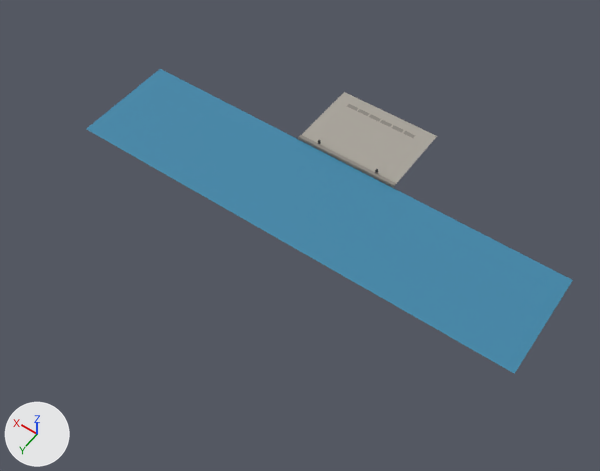
An edit to the FBX model pour-and-roast/unity/Assets/Resources/kit/shell_cart_low.fbx, drawn before and after from the same camera.
One viewpoint serves both versions: a 50 mm lens placed at (-36.1, 64.8, 74.6), pointed at (0.1, 14.2, -5.0). The axes (+X, +Y, +Z) are drawn at lower left. The lights are the same throughout. The first picture is the older version. Vertices at exactly the same position are counted once.

In view in the first picture: 'shell_cart_low'.
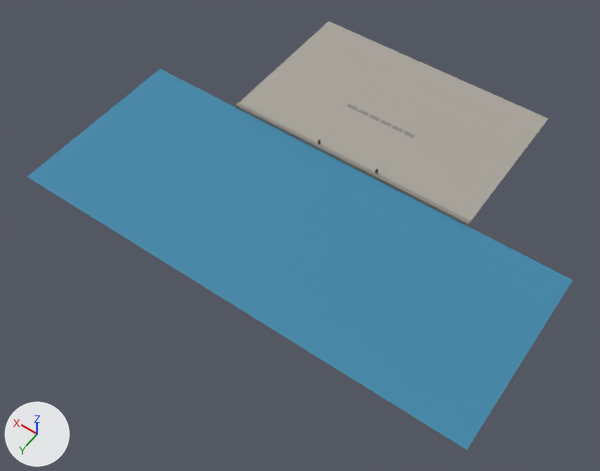
Location of each change, (x1, y1, x2, y2) in pixels of the pictures (600 x 471 px; the box of a moved part takes in the faces that stretch with it):
'shell_cart_low', reshaped (12% wider, 41% taller)
    before: (86, 69, 573, 374)
    after: (27, 21, 573, 450)
part 1 of me_shell_cart_low, moved or reshaped
    before: (298, 138, 394, 188)
    after: (235, 106, 468, 226)
part 2 of me_shell_cart_low, moved or reshaped
    before: (298, 92, 437, 186)
    after: (235, 21, 548, 224)
part 3 of me_shell_cart_low, moved or reshaped
    before: (86, 107, 516, 374)
    after: (27, 107, 516, 450)

What the commit changed:
me_shell_cart_low is used by ob_shell_cart_low; location (0.0, 0.0, 0.0).
Before the commit, vertices of me_shell_cart_low: 2 (7.0, 4.8, 0.0) at pixel (298, 137), 3 (-7.0, 4.8, 0.0) at pixel (393, 186), 40 (-7.0, 4.3, 0.0) at pixel (396, 184), 41 (-7.0, 4.3, 0.2) at pixel (396, 183), 42 (-7.0, 4.8, 0.2) at pixel (393, 185).
Before the commit, vertices of me_shell_cart_low: 43 (7.0, 4.3, 0.0) at pixel (300, 135), 44 (7.0, 4.3, 0.2) at pixel (300, 134), 45 (7.0, 4.8, 0.2) at pixel (298, 136).
me_shell_cart_low had 70 vertices, 33 faces and spanned x -30.0..30.0, y -5.5..19.0, z -0.6..0.7.
me_shell_cart_low now has 70 vertices, 33 faces and spans x -30.0..30.0, y -16.5..29.0, z -0.6..0.7.
me_shell_cart_low part 1: the loose piece of 8 vertices spanning x -7.0..7.0, y 4.8..4.9, z -0.6..0.0 is scaled about its middle by (2.43, 1, 1).
Part 2, on me_shell_cart_low:
Vertices 3, 40, 41, 42 of me_shell_cart_low move by (-10.0, 0.0, 0.0).
Vertices 2, 43, 44, 45 of me_shell_cart_low move by (10.0, 0.0, 0.0).
Vertex 0 of me_shell_cart_low moves from (-7.0, -5.5, 0.0) at pixel (437, 136) to (-17.0, -16.5, 0.0) at pixel (548, 118).
Vertex 1 of me_shell_cart_low moves from (7.0, -5.5, 0.0) at pixel (344, 91) to (17.0, -16.5, 0.0) at pixel (328, 21).
Part 3, on me_shell_cart_low:
Vertex 30 of me_shell_cart_low moves from (30.0, 19.0, -0.3) at pixel (85, 128) to (30.0, 29.0, -0.3) at pixel (27, 176).
Vertex 31 of me_shell_cart_low moves from (-30.0, 19.0, -0.3) at pixel (514, 373) to (-30.0, 29.0, -0.3) at pixel (466, 450).
